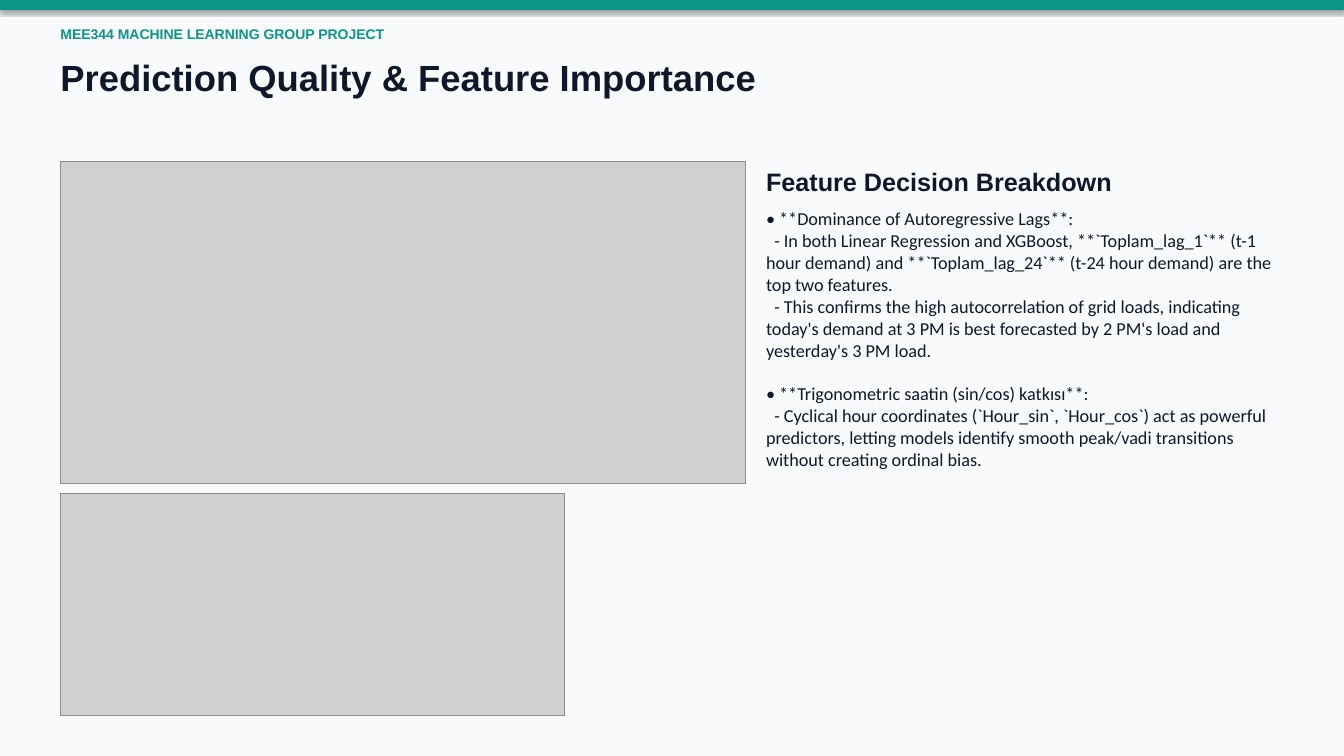
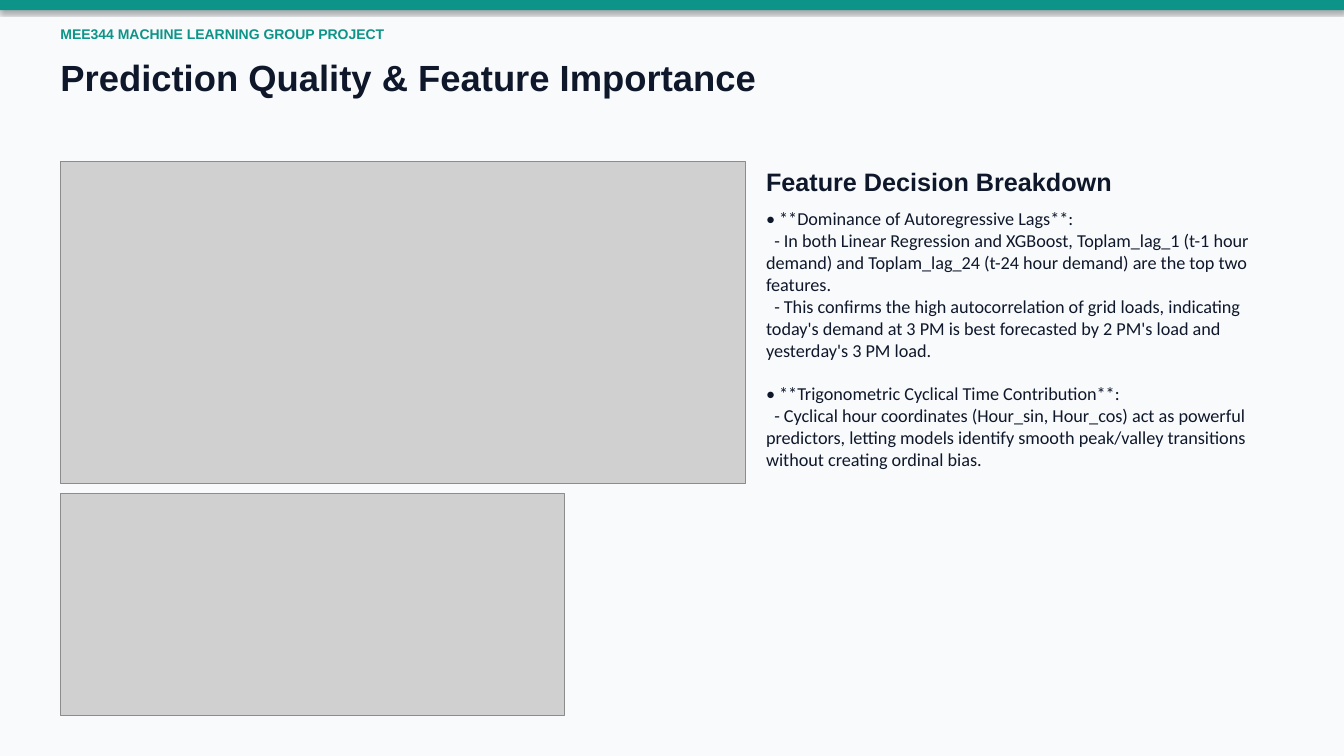
Before and after one commit to kemallatak/MEE344-Machine-Learning, a slide deck: slide 13 of MEE344_Machine_Learning_Presentation.pptx. Drawn at 1344x756 pixels with LibreOffice and Linux fonts; fonts in the diff are those of the drawing; grey boxes stand for pictures. Boxes give left, top, right and bottom in pixels: in the first picture for what was removed or moved away, otherwise in the second. Text is boxed around its words. In the diff, an @@ line names an element or a change of style, - is before the commit and + after.

```diff
--- a/MEE344_Machine_Learning_Presentation.pptx
+++ b/MEE344_Machine_Learning_Presentation.pptx
@@ text at (766,212,1249,469): text changed @@
-• **Dominance of Autoregressive Lags**:
-- In both Linear Regression and XGBoost, **`Toplam_lag_1`** (t-1 hour demand) and **`Toplam_lag_24`** (t-24 hour demand) are the top two features.
-- This confirms the high autocorrelation of grid loads, indicating today's demand at 3 PM is best forecasted by 2 PM's load and yesterday's 3 PM load.
-• **Trigonometric saatin (sin/cos) katkısı**:
-- Cyclical hour coordinates (`Hour_sin`, `Hour_cos`) act as powerful predictors, letting models identify smooth peak/vadi transitions without creating ordinal bias.
+• **Dominance of Autoregressive Lags**:
+- In both Linear Regression and XGBoost, Toplam_lag_1 (t-1 hour demand) and Toplam_lag_24 (t-24 hour demand) are the top two features.
+- This confirms the high autocorrelation of grid loads, indicating today's demand at 3 PM is best forecasted by 2 PM's load and yesterday's 3 PM load.
+• **Trigonometric Cyclical Time Contribution**:
+- Cyclical hour coordinates (Hour_sin, Hour_cos) act as powerful predictors, letting models identify smooth peak/valley transitions without creating ordinal bias.
```
Also in this commit, not shown: 7 other slides changed, 7 other files.
